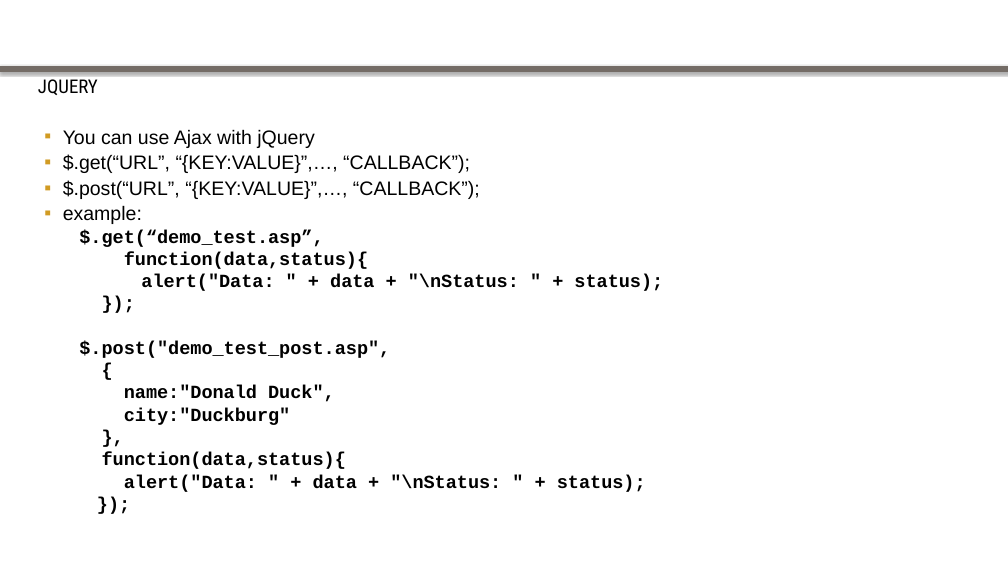
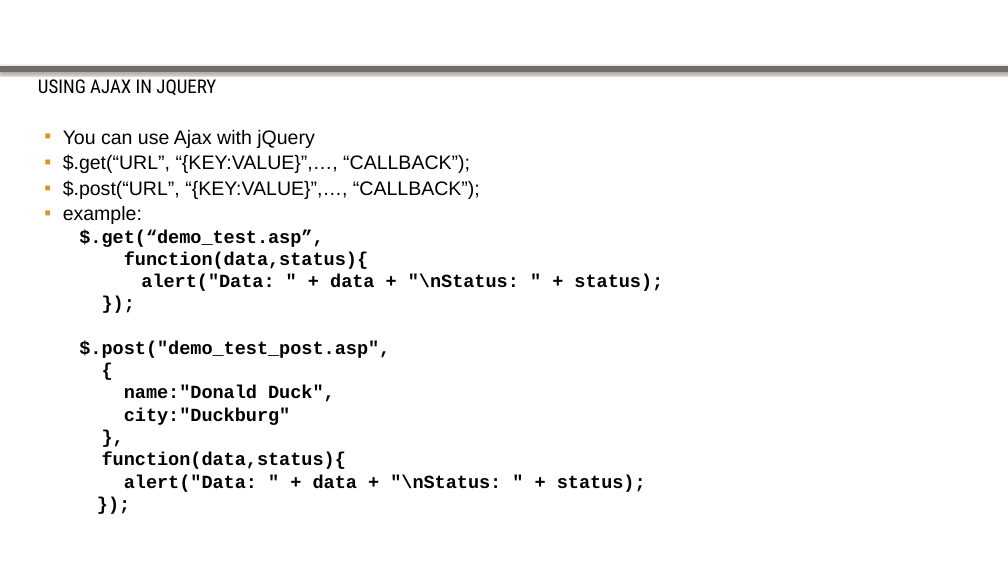
Before and after one commit to goldironhack/2017-Purdue-IronHack-Tutorials, a slide deck: slide 10 of session2/Javascript & jQuery.pptx. Drawn at 1008x567 pixels with LibreOffice and Linux fonts; fonts in the diff are those of the drawing; background and template pictures are left out. Boxes give left, top, right and bottom in pixels: in the first picture for what was removed or moved away, otherwise in the second. Text is boxed around its words. In the diff, an @@ line names an element or a change of style, - is before the commit and + after.

```diff
--- a/session2/Javascript & jQuery.pptx
+++ b/session2/Javascript & jQuery.pptx
@@ text at bbox=[38, 75, 216, 95]: text changed @@
-JQUERY
+USING AJAX IN JQUERY
```
Also in this commit, not shown: 8 other slides changed.
